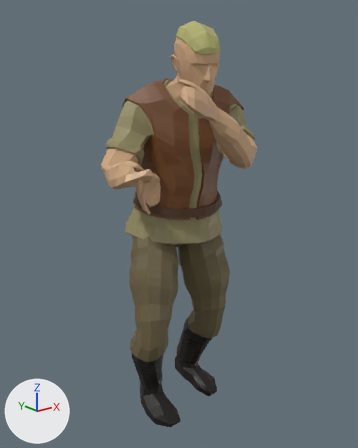
Two versions of the FBX model ThePathToValhalla01/Assets/Models/Main character/Complete models ver. 19.04/main_character_heavyAttack_30fps.fbx, one commit apart.
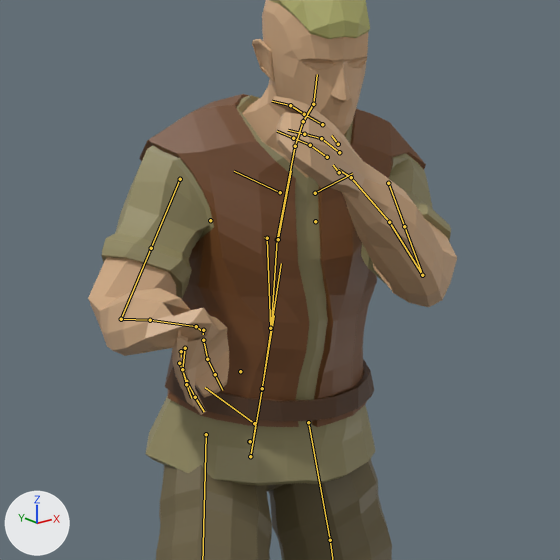
Old and new are each drawn whole from a 50 mm lens placed at (-1.349, -1.784, 1.608), pointed at (-0.074, -0.19, 0.97) and again close up on the part from 18% to 84% of the width and 9% to 62% of the height. Lighting does not change. The marker at lower left points along +X, +Y and +Z. Both versions are drawn at frame 19 of the action 'rig|rigAction.001'; the numbers are the values there. The bones that bend it are drawn over the model as lines in the close-ups.

Names of what the first close-up shows: 'male'.
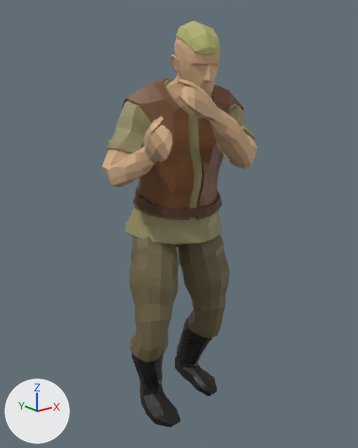
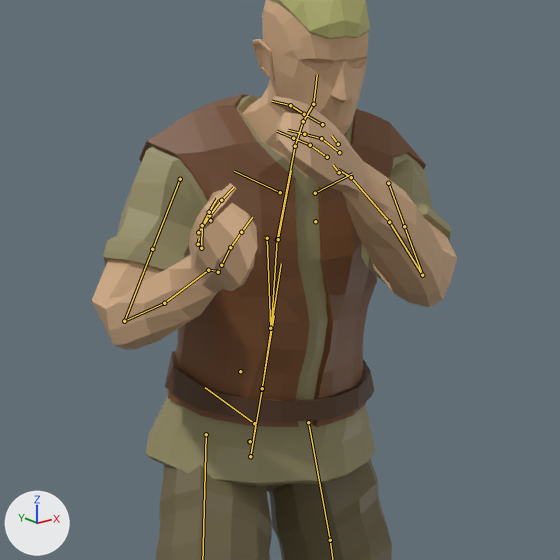
Commit message: Repaired animation of heavy attack

Where the change shows, as pixel boxes (x1, y1, x2, y2) in the close-ups (560 x 560 px):
'male', posed
    before: (88, 0, 457, 560)
    after: (92, 0, 457, 560)
bone 'DEF-upper_arm.R', root to tip
    before: (180, 179) to (151, 248)
    after: (180, 179) to (152, 249)
bone 'DEF-upper_arm.R.001', root to tip
    before: (151, 248) to (121, 319)
    after: (152, 249) to (124, 321)
bone 'DEF-forearm.R', root to tip
    before: (121, 319) to (150, 320)
    after: (124, 321) to (164, 303)
bone 'DEF-forearm.R.001', root to tip
    before: (150, 320) to (196, 326)
    after: (164, 303) to (208, 270)
bone 'DEF-hand.R', root to tip
    before: (196, 326) to (202, 331)
    after: (208, 270) to (217, 271)

Patch to the scene script:
```diff
--- a/ThePathToValhalla01/Assets/Models/Main character/Complete models ver. 19.04/main_character_heavyAttack_30fps.fbx.py
+++ b/ThePathToValhalla01/Assets/Models/Main character/Complete models ver. 19.04/main_character_heavyAttack_30fps.fbx.py
@@ bone_def_upper_arm_r @@
 bone_def_upper_arm_r = bpy.data.objects['rig'].pose.bones['DEF-upper_arm.R']  # child of 'ORG-shoulder.R'
-bone_def_upper_arm_r.rotation_quaternion = (0.936, 0.215, 0.005, 0.279)  # degrees (24, -6, 32)
+bone_def_upper_arm_r.rotation_quaternion = (0.933, 0.208, 0.005, 0.292)  # degrees (23, -6, 33)
@@ bone_def_upper_arm_r_001 @@
 bone_def_upper_arm_r_001 = bpy.data.objects['rig'].pose.bones['DEF-upper_arm.R.001']  # child of 'DEF-upper_arm.R'
-bone_def_upper_arm_r_001.rotation_quaternion = (0.991, 0.0, 0.135, 0.0)  # degrees (0, 16, 0)
+bone_def_upper_arm_r_001.rotation_quaternion = (0.992, 0.0, 0.123, 0.0)  # degrees (0, 14, 0)
@@ bone_def_forearm_r @@
 bone_def_forearm_r = bpy.data.objects['rig'].pose.bones['DEF-forearm.R']  # child of 'DEF-upper_arm.R.001'
-bone_def_forearm_r.rotation_quaternion = (0.836, 0.457, 0.015, 0.305)  # degrees (53, -15, 33)
-bone_def_forearm_r.scale = (0.95, 1.09, 0.97)
+bone_def_forearm_r.rotation_quaternion = (0.765, 0.551, 0.007, 0.334)  # degrees (65, -21, 34)
+bone_def_forearm_r.scale = (0.93, 1.13, 0.95)
@@ bone_def_forearm_r_001 @@
 bone_def_forearm_r_001 = bpy.data.objects['rig'].pose.bones['DEF-forearm.R.001']  # child of 'DEF-forearm.R'
-bone_def_forearm_r_001.rotation_quaternion = (0.961, -0.004, -0.222, 0.165)  # degrees (-5, -25, 21)
-bone_def_forearm_r_001.scale = (1.1, 0.81, 1.12)
+bone_def_forearm_r_001.rotation_quaternion = (0.922, 0.097, 0.352, 0.126)  # degrees (20, 39, 23)
+bone_def_forearm_r_001.scale = (1.1, 0.83, 1.11)
@@ bone_def_hand_r @@
 bone_def_hand_r = bpy.data.objects['rig'].pose.bones['DEF-hand.R']  # child of 'DEF-forearm.R.001'
-bone_def_hand_r.rotation_quaternion = (-0.221, -0.788, 0.276, -0.504)  # degrees (170, -66, -32)
-bone_def_hand_r.scale = (0.94, 1.04, 1.04)
+bone_def_hand_r.rotation_quaternion = (0.886, 0.132, 0.353, -0.27)  # degrees (4, 44, -32)
+bone_def_hand_r.scale = (0.99, 1.04, 0.98)
```
